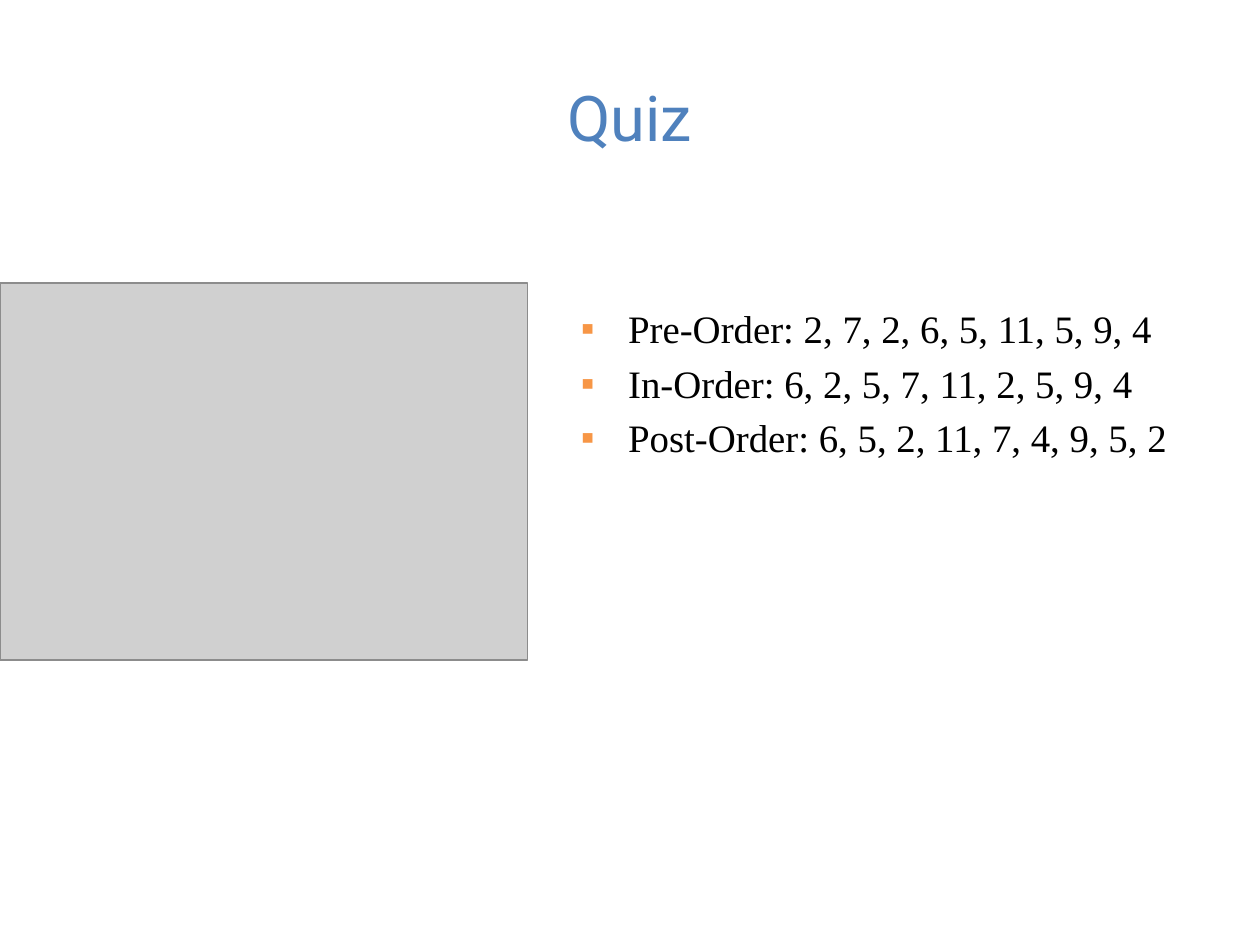
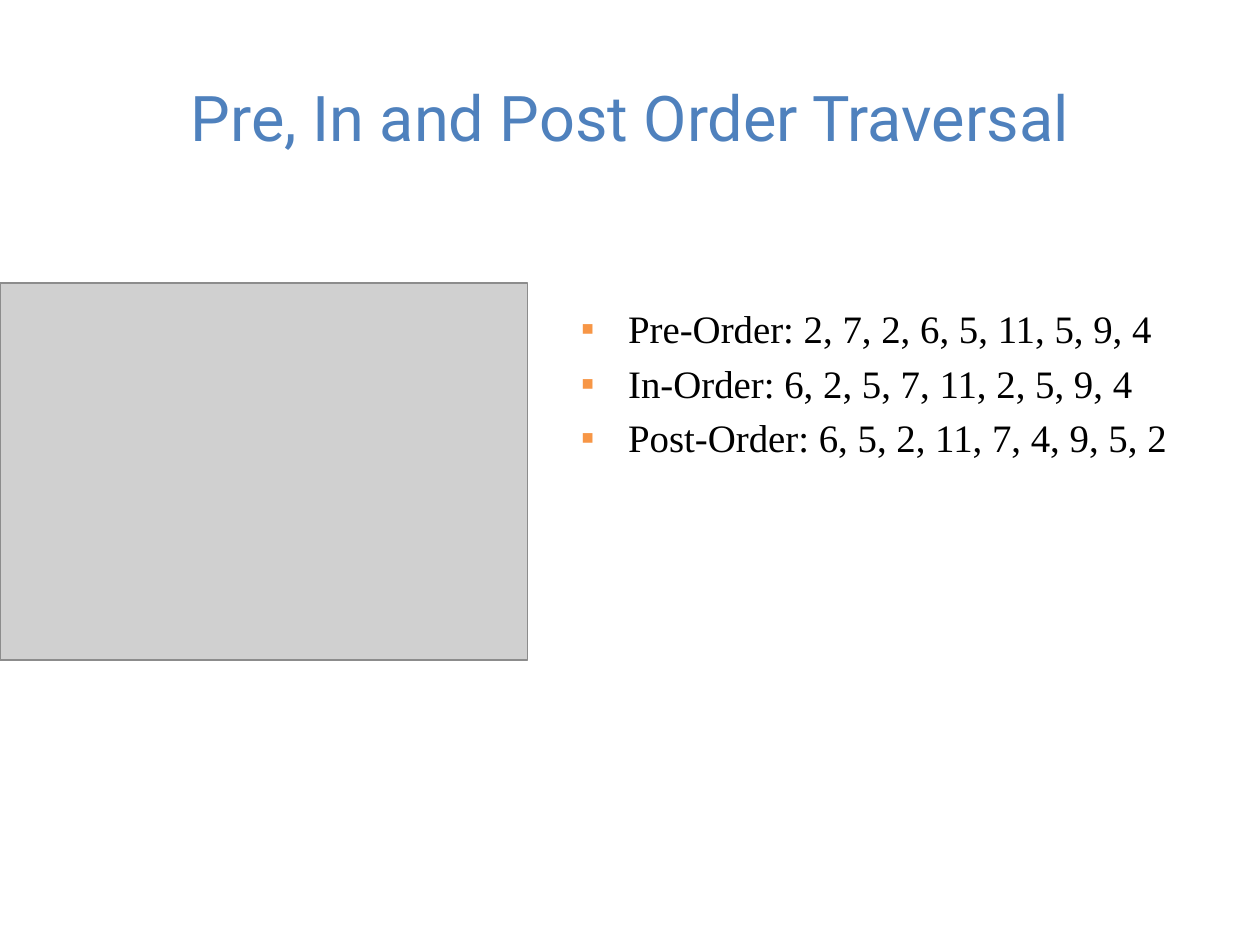
Before and after one commit to guhofstra/CSC111Fa25, a slide deck: slide 6 of PPTs/Lecture 8-binary search tree exercises ANS.pptx. Drawn at 1260x945 pixels with LibreOffice and Linux fonts; fonts in the diff are those of the drawing; grey boxes stand for pictures. Boxes give left, top, right and bottom in pixels: in the first picture for what was removed or moved away, otherwise in the second. Text is boxed around its words. In the diff, an @@ line names an element or a change of style, - is before the commit and + after.

```diff
--- a/PPTs/Lecture 8-binary search tree exercises ANS.pptx
+++ b/PPTs/Lecture 8-binary search tree exercises ANS.pptx
@@ title at (191, 93, 1069, 150): text changed @@
-Quiz
+Pre, In and Post Order Traversal
```
Also in this commit, not shown: 4 slides added, 2 other files.
